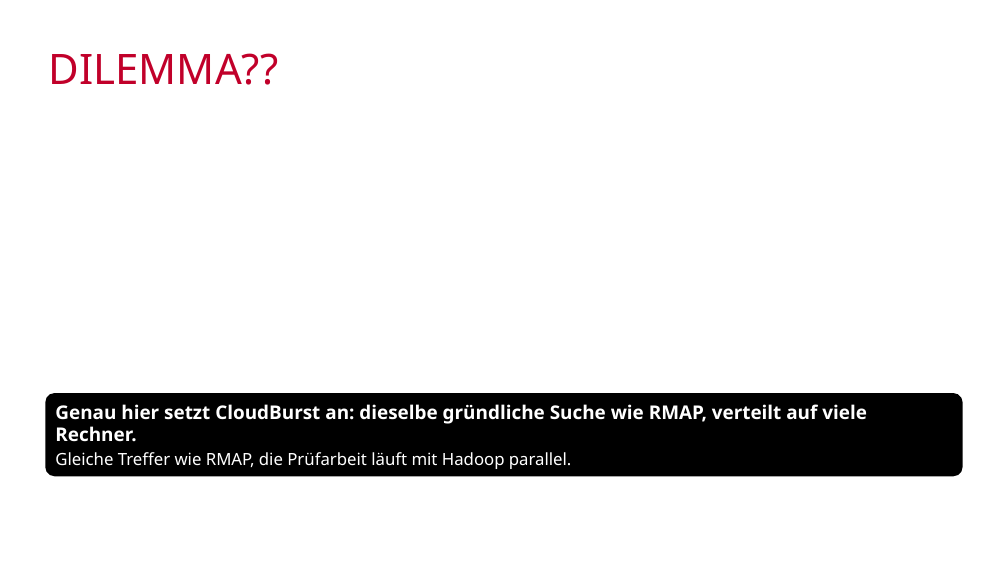
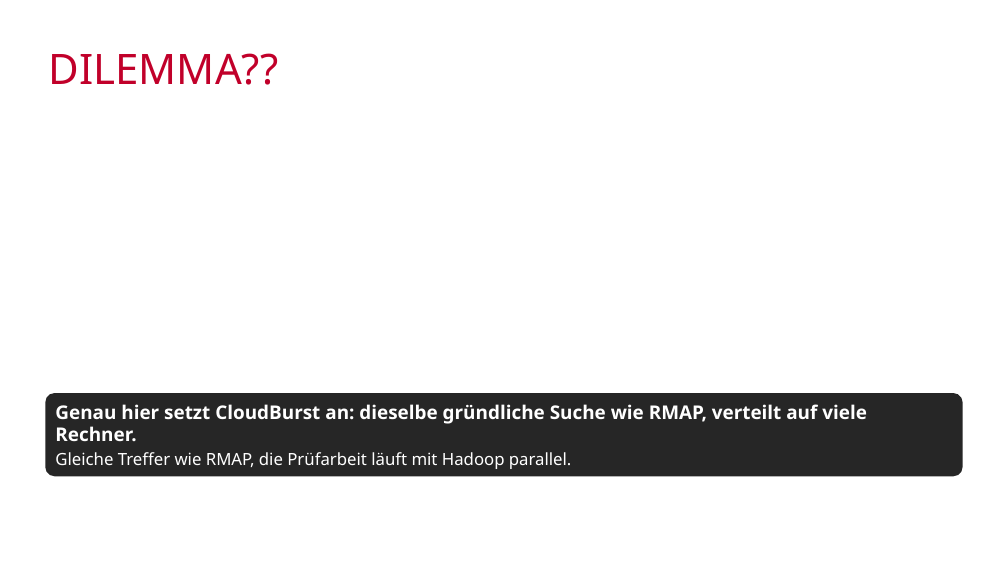
Before and after one commit to mawehl/BigData, a slide deck: slide 13 of CloudBurst_Wehle.pptx. Drawn at 1008x567 pixels with LibreOffice and Linux fonts; fonts in the diff are those of the drawing; grey boxes stand for pictures; background and template pictures are left out. Boxes give left, top, right and bottom in pixels: in the first picture for what was removed or moved away, otherwise in the second. Text is boxed around its words. In the diff, an @@ line names an element or a change of style, - is before the commit and + after.

```diff
--- a/CloudBurst_Wehle.pptx
+++ b/CloudBurst_Wehle.pptx
@@ rounded rectangle "Genau hier setzt CloudBurst an: ..." at (x1=45, y1=393, x2=963, y2=476): fill #000000 to #262626 @@
```
Also in this commit, not shown: 7 other slides changed, 4 slides added, 2 slides removed, 1 other file.
